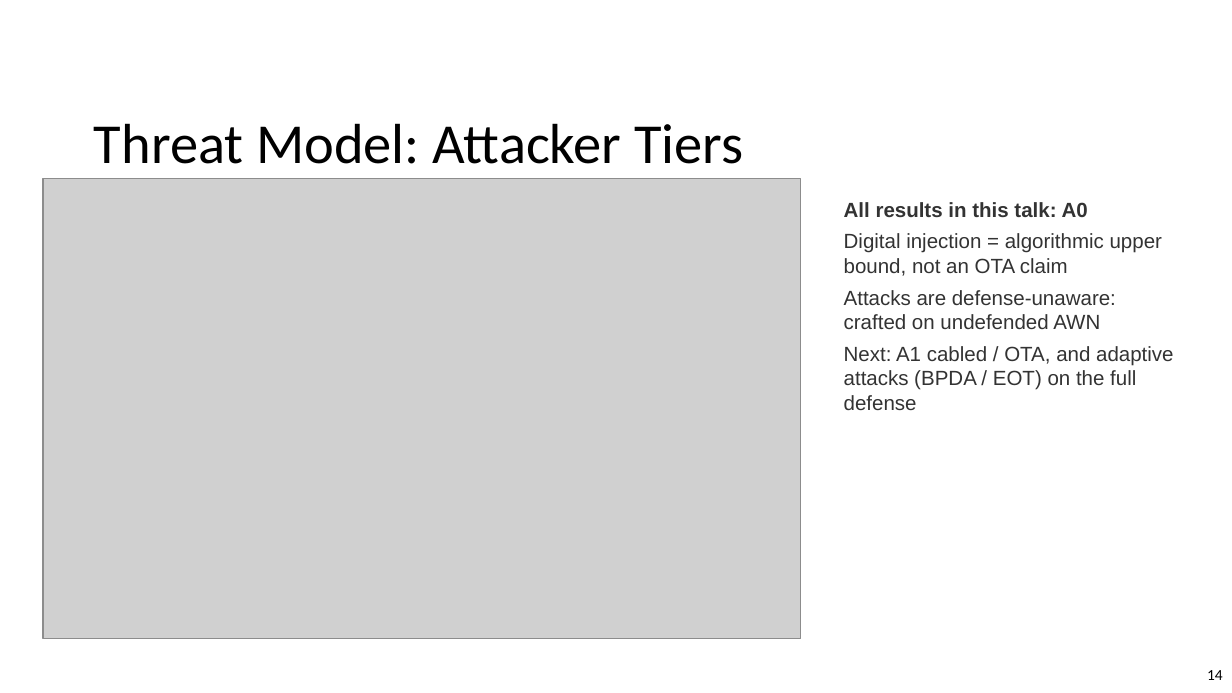
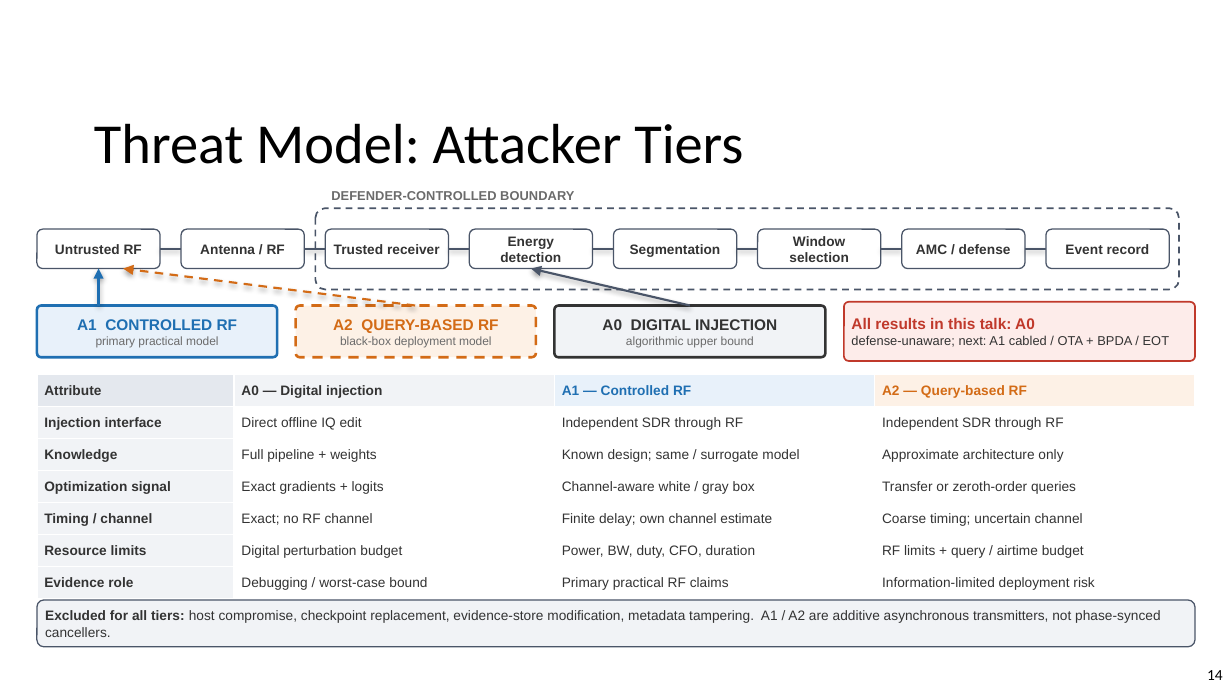
Before and after one commit to L-Lina/sdr-awn-spectrum-sensing-poc, a slide deck: slide 14 of paper_presentation_refined.pptx. Drawn at 1232x693 pixels with LibreOffice and Linux fonts; fonts in the diff are those of the drawing; grey boxes stand for pictures; background and template pictures are left out. Boxes give left, top, right and bottom in pixels: in the first picture for what was removed or moved away, otherwise in the second. Text is boxed around its words. In the diff, an @@ line names an element or a change of style, - is before the commit and + after.

```diff
--- a/paper_presentation_refined.pptx
+++ b/paper_presentation_refined.pptx
@@ picture removed at [43, 179, 801, 638] @@
@@ rounded rectangle added at [315, 208, 1179, 290], outline #4A5568 1 pt dashed @@
@@ text added at [331, 191, 574, 200], 7.5 pt, text #6B6B6B, bold @@
+DEFENDER-CONTROLLED BOUNDARY
@@ text removed at [844, 202, 1173, 410] @@
-All results in this talk: A0
-Digital injection = algorithmic upper bound, not an OTA claim
-Attacks are defense-unaware: crafted on undefended AWN
-Next: A1 cabled / OTA, and adaptive attacks (BPDA / EOT) on the full defense
@@ rounded rectangle added at [37, 229, 160, 269], fill #FFFFFF, outline #4A5568 0.75 pt, 8 pt, text #333333, bold @@
+Untrusted RF
@@ rounded rectangle added at [181, 229, 304, 269], fill #FFFFFF, outline #4A5568 0.75 pt, 8 pt, text #333333, bold @@
+Antenna / RF
@@ rounded rectangle added at [325, 229, 448, 269], fill #FFFFFF, outline #4A5568 0.75 pt, 8 pt, text #333333, bold @@
+Trusted receiver
@@ rounded rectangle added at [469, 229, 593, 269], fill #FFFFFF, outline #4A5568 0.75 pt, 8 pt, text #333333, bold @@
+Energy detection
@@ rounded rectangle added at [614, 229, 737, 269], fill #FFFFFF, outline #4A5568 0.75 pt, 8 pt, text #333333, bold @@
+Segmentation
@@ rounded rectangle added at [758, 229, 881, 269], fill #FFFFFF, outline #4A5568 0.75 pt, 8 pt, text #333333, bold @@
+Window selection
@@ rounded rectangle added at [902, 229, 1025, 269], fill #FFFFFF, outline #4A5568 0.75 pt, 8 pt, text #333333, bold @@
+AMC / defense
@@ rounded rectangle added at [1046, 229, 1169, 269], fill #FFFFFF, outline #4A5568 0.75 pt, 8 pt, text #333333, bold @@
+Event record
@@ arrow added from (99, 306) to (99, 269), #1F6FB2 1.25 pt @@
@@ arrow added from (415, 306) to (123, 269), #D36B16 1.25 pt dashed @@
@@ line added from (160, 249) to (181, 249), #4A5568 1 pt @@
@@ line added from (304, 249) to (325, 249), #4A5568 1 pt @@
@@ line added from (448, 249) to (469, 249), #4A5568 1 pt @@
@@ arrow added from (690, 306) to (531, 269), #4A5568 1.25 pt @@
@@ line added from (593, 249) to (614, 249), #4A5568 1 pt @@
@@ line added from (737, 249) to (758, 249), #4A5568 1 pt @@
@@ line added from (881, 249) to (902, 249), #4A5568 1 pt @@
@@ line added from (1025, 249) to (1046, 249), #4A5568 1 pt @@
@@ rounded rectangle added at [37, 306, 277, 357], fill #E8F1FA, outline #1F6FB2 1.5 pt, 7 pt, text #6B6B6B @@
+A1 CONTROLLED RF
+primary practical model
@@ rounded rectangle added at [296, 306, 536, 357], fill #FDF1E6, outline #D36B16 1.5 pt dashed, 7 pt, text #6B6B6B @@
+A2 QUERY-BASED RF
+black-box deployment model
@@ rounded rectangle added at [554, 306, 825, 357], fill #F1F3F6, outline #333333 1.5 pt, 7 pt, text #6B6B6B @@
+A0 DIGITAL INJECTION
+algorithmic upper bound
@@ rounded rectangle added at [844, 302, 1195, 361], fill #FDECEA, outline #C0392B 1 pt, 7.5 pt, text #333333 @@
+All results in this talk: A0
+defense-unaware; next: A1 cabled / OTA + BPDA / EOT
@@ table added at [37, 375, 1195, 599], 7 rows, 4 columns @@
+Attribute | A0 — Digital injection | A1 — Controlled RF | A2 — Query-based RF
+Injection interface | Direct offline IQ edit | Independent SDR through RF | Independent SDR through RF
+Knowledge | Full pipeline + weights | Known design; same / surrogate model | Approximate architecture only
+Optimization signal | Exact gradients + logits | Channel-aware white / gray box | Transfer or zeroth-order queries
+Timing / channel | Exact; no RF channel | Finite delay; own channel estimate | Coarse timing; uncertain channel
+Resource limits | Digital perturbation budget | Power, BW, duty, CFO, duration | RF limits + query / airtime budget
+Evidence role | Debugging / worst-case bound | Primary practical RF claims | Information-limited deployment risk
@@ rounded rectangle added at [37, 600, 1195, 647], fill #F1F3F6, outline #4A5568 0.75 pt, 8 pt, text #333333 @@
+Excluded for all tiers: host compromise, checkpoint replacement, evidence-store modification, metadata tampering. A1 / A2 are additive asynchronous transmitters, not phase-synced cancellers.
```
Also in this commit, not shown: 1 other slide changed.
